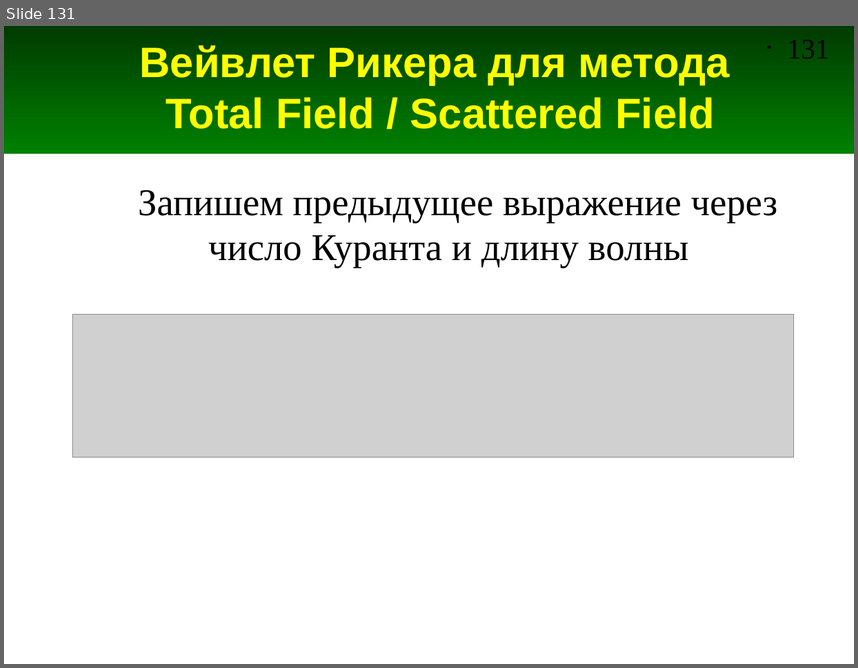
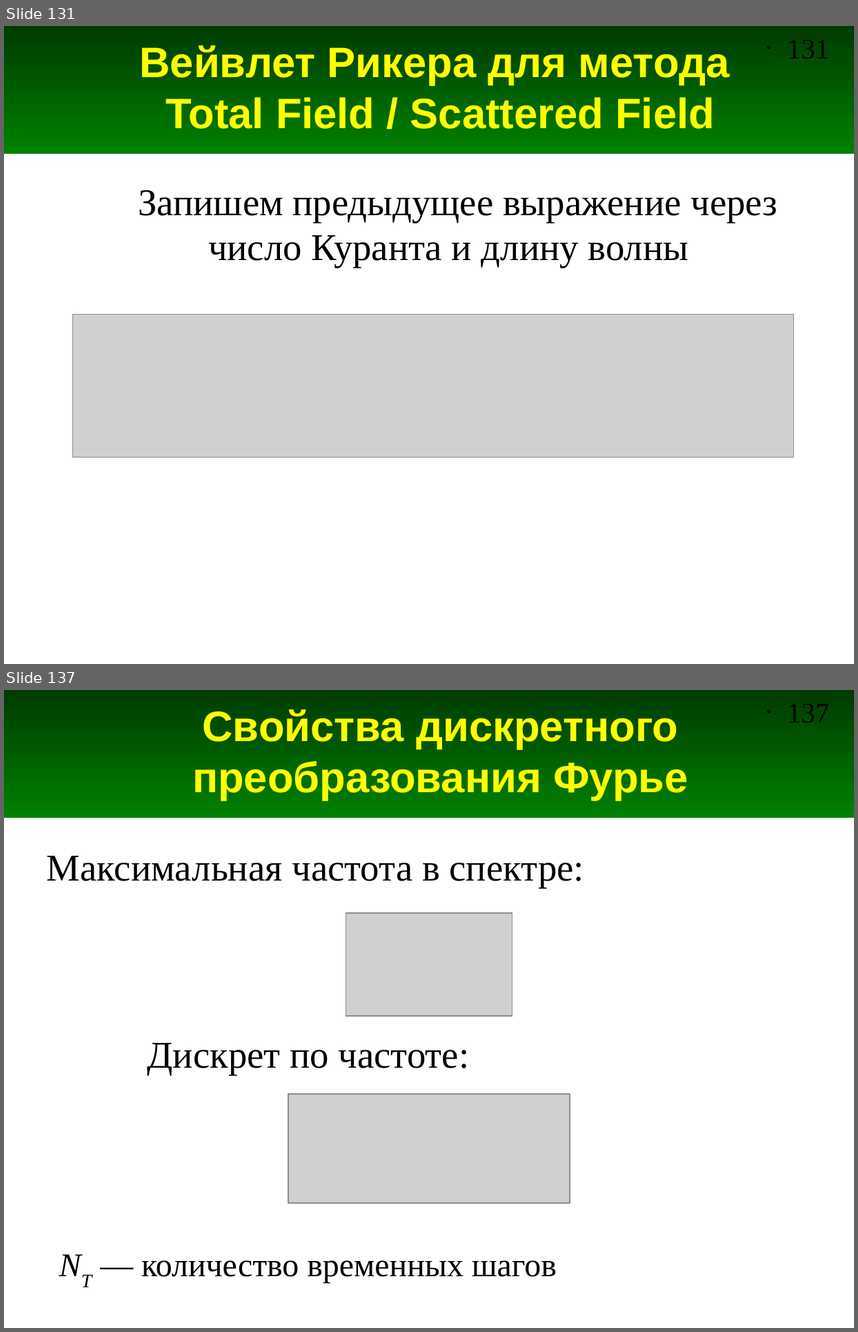
Before and after one commit to andris0147sv/modelling, a slide deck: presentations/2. FDTD.odp. Shown one above the other, each under a label of ours: slide 131 before the commit, slides 131 and 137 after it; the slides between them are not shown. The pictures are 858x668 and 858x1332 pixels, drawn with LibreOffice and Linux fonts; fonts in the diff are those of the drawing; grey boxes stand for pictures. Boxes give left, top, right and bottom in pixels: in the first picture for what was removed or moved away, otherwise in the second. Text is boxed around its words. In the diff, an @@ line names an element or a change of style, - is before the commit and + after.

Commit message:
Добавлены слайды про преобразование Фурье

```diff
--- a/presentations/2. FDTD.odp
+++ b/presentations/2. FDTD.odp
@@ slide 137 added at bbox=[4, 690, 854, 1328], background #FFFFFF; not listed: 2 template elements that a slide beside it also shows @@
@@ title added at bbox=[192, 709, 688, 800], 36 pt, text #FFFF00, bold @@
+Свойства дискретного преобразования Фурье
@@ text added at bbox=[47, 856, 584, 887], 32 pt, text #000000 @@
+Максимальная частота в спектре:
@@ picture added at bbox=[346, 913, 513, 1016] @@
@@ text added at bbox=[148, 1043, 469, 1075], 32 pt, text #000000 @@
+Дискрет по частоте:
@@ picture added at bbox=[288, 1094, 569, 1203] @@
@@ text added at bbox=[141, 1260, 557, 1283], 28 pt, text #000000 @@
+NT — количество временных шагов
```
Also in this commit, not shown: 8 other slides added.
